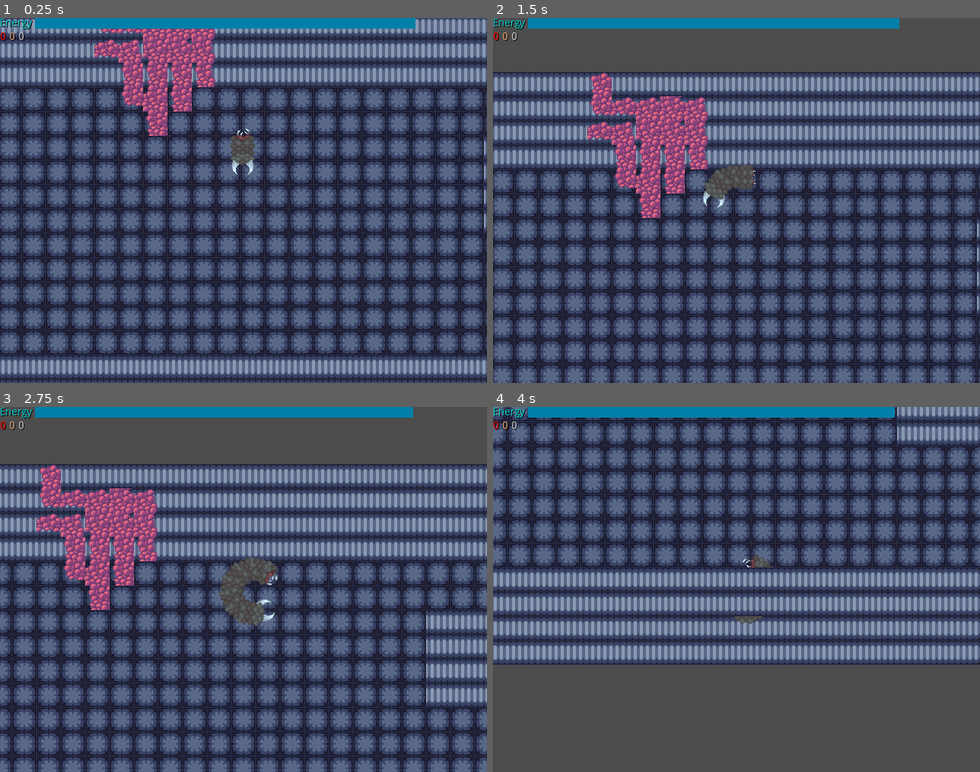
Above: before the commit, frames 1-4 (two rows, left to right).
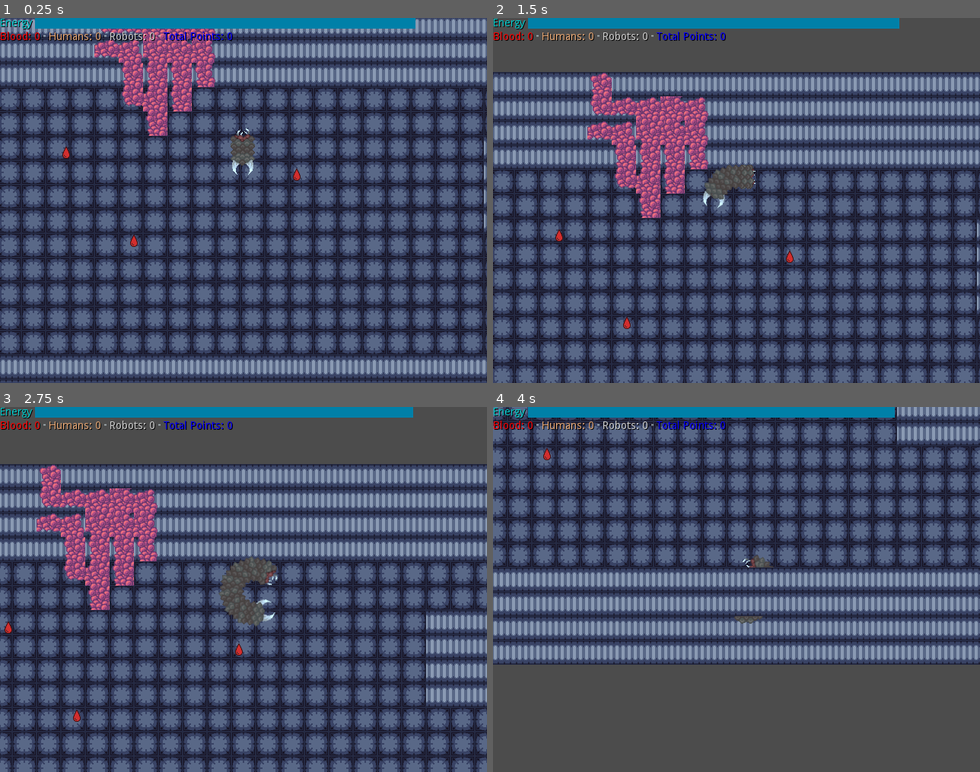
Above: after the commit, the same moments.

Repository: Ridote/LudumDare20180811RunningOutOfSpace
Game: Godot game, scene res://Entities/Main.tscn
Two runs of this game, one before a commit and one after it. Both use one fixed random seed, a clock stepped at 60 frames per second and the inputs below.
Inputs:
- Up to frame 1 (0.25 s): no input
- Up to frame 2 (1.5 s): hold Right (ui_right) 0.53-1.28 s; hold G 0.53-1.28 s; hold Down (ui_down) from 1.28 s (still down); tap G at 1.35 s
- Up to frame 3 (2.75 s): release Down (ui_down) at 2.03 s; hold Right (ui_right) from 2.03 s (still down); hold G from 2.03 s (still down)
- Up to frame 4 (4 s): release Right (ui_right) at 2.78 s; release G at 2.78 s; hold Up (ui_up) 2.78-3.53 s; tap G at 2.85 s; hold Left (ui_left) from 3.53 s (still down); hold G from 3.53 s (still down)

The runs differ from the first frame. In frame 1, 0.7% of the frame differs, in the area x 0-62%, y 3-63%; in frame 2, 0.6%; in frame 3, 0.6%; in frame 4, 0.6%.

Commit message:
Food working

Diff:
--- /dev/null
+++ b/Entities/Food/Blood.gd
@@ -0,0 +1,8 @@
+extends Area2D
+
+func _ready():
+	pass
+
+func _on_Blood_body_entered(body):
+	body.player.eatBlood()
+	queue_free()
--- /dev/null
+++ b/Entities/Food/Blood.tscn
@@ -0,0 +1,32 @@
+[gd_scene load_steps=4 format=2]
+
+[ext_resource path="res://Entities/Food/Blood.gd" type="Script" id=1]
+[ext_resource path="res://Graphics/Icons/blood-drop.png" type="Texture" id=2]
+
+[sub_resource type="RectangleShape2D" id=1]
+
+custom_solver_bias = 0.0
+extents = Vector2( 5.47333, 8.04738 )
+
+[node name="Blood" type="Area2D"]
+
+input_pickable = true
+gravity_vec = Vector2( 0, 1 )
+gravity = 98.0
+linear_damp = 0.1
+angular_damp = 1.0
+collision_layer = 32
+audio_bus_override = false
+audio_bus_name = "Master"
+script = ExtResource( 1 )
+_sections_unfolded = [ "Collision" ]
+
+[node name="Sprite" type="Sprite" parent="." index="0"]
+
+texture = ExtResource( 2 )
+
+[node name="CollisionShape2D" type="CollisionShape2D" parent="." index="1"]
+
+shape = SubResource( 1 )
+
+[connection signal="body_entered" from="." to="." method="_on_Blood_body_entered"]
--- a/Entities/Player/Mouth.gd
+++ b/Entities/Player/Mouth.gd
@@ -2,6 +2,10 @@
 
 var previousPosition = [Vector2(0,0), Vector2(0,0), Vector2(0,0)]
 var previousRotation = [0, 0, 0]
+var player = null
+
+func setPlayer(player):
+	self.player = player
 
 func _physics_process(delta):
 	previousPosition[0] = previousPosition[1]
--- a/Entities/Player/Mouth.tscn
+++ b/Entities/Player/Mouth.tscn
@@ -31,7 +31,7 @@
 
 input_pickable = false
 collision_layer = 1
-collision_mask = 28
+collision_mask = 60
 collision/safe_margin = 0.08
 script = ExtResource( 1 )
 _sections_unfolded = [ "Collision" ]
--- a/Entities/Player/Player.gd
+++ b/Entities/Player/Player.gd
@@ -33,6 +33,7 @@
 func _ready():
 	$Mouth/Mouth/MouthAnimation.get_animation("Mouth").set_loop(true)
 	$Mouth/Mouth/MouthAnimation.play("Mouth")
+	$Mouth.setPlayer(self)
 	currentEnergy = maxEnergyValue
 	$Head.setBodies(self, $Mouth, $Body)
 	$Body.setBodies(self, $Head, $Tail)
@@ -69,7 +70,7 @@
 		$Mouth.rotation_degrees-=torque
 
 	#Update GUI
-	$GUI.updateGUI(currentEnergy, tired, blood, humans, robots)
+	$GUI.updateGUI(currentEnergy, tired, blood, humans, robots, getPoints())
 
 	#If we collide either we lost or we ate something
 	var collisionObject = $Mouth.move_and_collide(vel)
@@ -107,6 +108,22 @@
 		prevBody.setNext(body)
 		$Tail.setBodies(self, body, null)
 
+func eatBlood():
+	blood += 1
+	grow()
+
+func eatHuman():
+	humans += 1
+	grow()
+
+func eatRobot():
+	robots += 1
+	maxEnergyValue += 5
+	grow()
+
+func getPoints():
+	return blood + 2*robots + 4*humans
+
 func die():
 	print("Die not implemented yet")
 	queue_free()
--- a/GUI/GUI.gd
+++ b/GUI/GUI.gd
@@ -5,9 +5,10 @@
 	$VBoxContainer/HBoxContainer2/Tired/TiredAnimation.get_animation("Tired").set_loop(true)
 	$VBoxContainer/HBoxContainer2/Tired/TiredAnimation.play("Tired")
 
-func updateGUI(energy, tired, blood, humans, robots):
+func updateGUI(energy, tired, blood, humans, robots, points):
 	$VBoxContainer/HBoxContainer/EnergyBar.rect_size.x = energy
 	$VBoxContainer/HBoxContainer2/Blood.text = str(blood)
 	$VBoxContainer/HBoxContainer2/Humans.text = str(humans)
 	$VBoxContainer/HBoxContainer2/Robots.text = str(robots)
+	$VBoxContainer/HBoxContainer2/Points.text = str(points)
 	$VBoxContainer/HBoxContainer2/Tired.visible = tired
--- a/GUI/GUI.tscn
+++ b/GUI/GUI.tscn
@@ -22,7 +22,7 @@
 "values": [ 0, 1, 2 ]
 }
 
-[node name="GUI" type="CanvasLayer" index="0"]
+[node name="GUI" type="CanvasLayer"]
 
 layer = 1
 offset = Vector2( 0, 0 )
@@ -53,7 +53,7 @@
 anchor_top = 0.0
 anchor_right = 0.0
 anchor_bottom = 0.0
-margin_right = 47.0
+margin_right = 306.0
 margin_bottom = 14.0
 rect_pivot_offset = Vector2( 0, 0 )
 rect_clip_content = false
@@ -112,7 +112,7 @@
 anchor_right = 0.0
 anchor_bottom = 0.0
 margin_top = 18.0
-margin_right = 47.0
+margin_right = 306.0
 margin_bottom = 32.0
 rect_pivot_offset = Vector2( 0, 0 )
 rect_clip_content = false
@@ -126,7 +126,7 @@
 [node name="Tired" type="Sprite" parent="VBoxContainer/HBoxContainer2" index="0"]
 
 editor/display_folded = true
-position = Vector2( 156.439, 30.4133 )
+position = Vector2( 341.733, 15.8891 )
 texture = ExtResource( 2 )
 vframes = 2
 hframes = 2
@@ -144,13 +144,13 @@
 blend_times = [  ]
 _sections_unfolded = [ "Playback Options" ]
 
-[node name="Blood" type="Label" parent="VBoxContainer/HBoxContainer2" index="1"]
-
-anchor_left = 0.0
-anchor_top = 0.0
-anchor_right = 0.0
-anchor_bottom = 0.0
-margin_right = 8.0
+[node name="BloodLabel" type="Label" parent="VBoxContainer/HBoxContainer2" index="1"]
+
+anchor_left = 0.0
+anchor_top = 0.0
+anchor_right = 0.0
+anchor_bottom = 0.0
+margin_right = 41.0
 margin_bottom = 14.0
 rect_pivot_offset = Vector2( 0, 0 )
 rect_clip_content = false
@@ -160,20 +160,59 @@
 size_flags_vertical = 4
 custom_colors/font_color = Color( 1, 0, 0, 1 )
 custom_colors/font_color_shadow = Color( 0, 0, 0, 1 )
+text = "Blood:"
+percent_visible = 1.0
+lines_skipped = 0
+max_lines_visible = -1
+_sections_unfolded = [ "custom_colors" ]
+
+[node name="Blood" type="Label" parent="VBoxContainer/HBoxContainer2" index="2"]
+
+anchor_left = 0.0
+anchor_top = 0.0
+anchor_right = 0.0
+anchor_bottom = 0.0
+margin_left = 45.0
+margin_right = 53.0
+margin_bottom = 14.0
+rect_pivot_offset = Vector2( 0, 0 )
+rect_clip_content = false
+mouse_filter = 2
+mouse_default_cursor_shape = 0
+size_flags_horizontal = 1
+size_flags_vertical = 4
+custom_colors/font_color = Color( 1, 0, 0, 1 )
+custom_colors/font_color_shadow = Color( 0, 0, 0, 1 )
 text = "0"
 percent_visible = 1.0
 lines_skipped = 0
 max_lines_visible = -1
 _sections_unfolded = [ "custom_colors" ]
 
-[node name="Humans" type="Label" parent="VBoxContainer/HBoxContainer2" index="2"]
-
-anchor_left = 0.0
-anchor_top = 0.0
-anchor_right = 0.0
-anchor_bottom = 0.0
-margin_left = 12.0
-margin_right = 20.0
+[node name="HSeparator" type="HSeparator" parent="VBoxContainer/HBoxContainer2" index="3"]
+
+anchor_left = 0.0
+anchor_top = 0.0
+anchor_right = 0.0
+anchor_bottom = 0.0
+margin_left = 57.0
+margin_right = 60.0
+margin_bottom = 14.0
+rect_pivot_offset = Vector2( 0, 0 )
+rect_clip_content = false
+mouse_filter = 0
+mouse_default_cursor_shape = 0
+size_flags_horizontal = 1
+size_flags_vertical = 1
+
+[node name="HumansLabel" type="Label" parent="VBoxContainer/HBoxContainer2" index="4"]
+
+anchor_left = 0.0
+anchor_top = 0.0
+anchor_right = 0.0
+anchor_bottom = 0.0
+margin_left = 64.0
+margin_right = 121.0
 margin_bottom = 14.0
 rect_pivot_offset = Vector2( 0, 0 )
 rect_clip_content = false
@@ -183,20 +222,59 @@
 size_flags_vertical = 4
 custom_colors/font_color = Color( 0.886719, 0.644635, 0.450287, 1 )
 custom_colors/font_color_shadow = Color( 0, 0, 0, 1 )
+text = "Humans:"
+percent_visible = 1.0
+lines_skipped = 0
+max_lines_visible = -1
+_sections_unfolded = [ "custom_colors" ]
+
+[node name="Humans" type="Label" parent="VBoxContainer/HBoxContainer2" index="5"]
+
+anchor_left = 0.0
+anchor_top = 0.0
+anchor_right = 0.0
+anchor_bottom = 0.0
+margin_left = 125.0
+margin_right = 133.0
+margin_bottom = 14.0
+rect_pivot_offset = Vector2( 0, 0 )
+rect_clip_content = false
+mouse_filter = 2
+mouse_default_cursor_shape = 0
+size_flags_horizontal = 1
+size_flags_vertical = 4
+custom_colors/font_color = Color( 0.886719, 0.644635, 0.450287, 1 )
+custom_colors/font_color_shadow = Color( 0, 0, 0, 1 )
 text = "0"
 percent_visible = 1.0
 lines_skipped = 0
 max_lines_visible = -1
 _sections_unfolded = [ "custom_colors" ]
 
-[node name="Robots" type="Label" parent="VBoxContainer/HBoxContainer2" index="3"]
-
-anchor_left = 0.0
-anchor_top = 0.0
-anchor_right = 0.0
-anchor_bottom = 0.0
-margin_left = 24.0
-margin_right = 32.0
+[node name="HSeparator2" type="HSeparator" parent="VBoxContainer/HBoxContainer2" index="6"]
+
+anchor_left = 0.0
+anchor_top = 0.0
+anchor_right = 0.0
+anchor_bottom = 0.0
+margin_left = 137.0
+margin_right = 140.0
+margin_bottom = 14.0
+rect_pivot_offset = Vector2( 0, 0 )
+rect_clip_content = false
+mouse_filter = 0
+mouse_default_cursor_shape = 0
+size_flags_horizontal = 1
+size_flags_vertical = 1
+
+[node name="RobotsLabel" type="Label" parent="VBoxContainer/HBoxContainer2" index="7"]
+
+anchor_left = 0.0
+anchor_top = 0.0
+anchor_right = 0.0
+anchor_bottom = 0.0
+margin_left = 144.0
+margin_right = 192.0
 margin_bottom = 14.0
 rect_pivot_offset = Vector2( 0, 0 )
 rect_clip_content = false
@@ -206,8 +284,91 @@
 size_flags_vertical = 4
 custom_colors/font_color = Color( 0.808594, 0.808594, 0.808594, 1 )
 custom_colors/font_color_shadow = Color( 0, 0, 0, 1 )
+text = "Robots:"
+percent_visible = 1.0
+lines_skipped = 0
+max_lines_visible = -1
+_sections_unfolded = [ "custom_colors" ]
+
+[node name="Robots" type="Label" parent="VBoxContainer/HBoxContainer2" index="8"]
+
+anchor_left = 0.0
+anchor_top = 0.0
+anchor_right = 0.0
+anchor_bottom = 0.0
+margin_left = 196.0
+margin_right = 204.0
+margin_bottom = 14.0
+rect_pivot_offset = Vector2( 0, 0 )
+rect_clip_content = false
+mouse_filter = 2
+mouse_default_cursor_shape = 0
+size_flags_horizontal = 1
+size_flags_vertical = 4
+custom_colors/font_color = Color( 0.808594, 0.808594, 0.808594, 1 )
+custom_colors/font_color_shadow = Color( 0, 0, 0, 1 )
 text = "0"
 percent_visible = 1.0
 lines_skipped = 0
 max_lines_visible = -1
 _sections_unfolded = [ "custom_colors" ]
+
+[node name="HSeparator3" type="HSeparator" parent="VBoxContainer/HBoxContainer2" index="9"]
+
+anchor_left = 0.0
+anchor_top = 0.0
+anchor_right = 0.0
+anchor_bottom = 0.0
+margin_left = 208.0
+margin_right = 211.0
+margin_bottom = 14.0
+rect_pivot_offset = Vector2( 0, 0 )
+rect_clip_content = false
+mouse_filter = 0
+mouse_default_cursor_shape = 0
+size_flags_horizontal = 1
+size_flags_vertical = 1
+
+[node name="PointsLabel" type="Label" parent="VBoxContainer/HBoxContainer2" index="10"]
+
+anchor_left = 0.0
+anchor_top = 0.0
+anchor_right = 0.0
+anchor_bottom = 0.0
+margin_left = 215.0
+margin_right = 294.0
+margin_bottom = 14.0
+rect_pivot_offset = Vector2( 0, 0 )
+rect_clip_content = false
+mouse_filter = 2
+mouse_default_cursor_shape = 0
+size_flags_horizontal = 1
+size_flags_vertical = 4
+custom_colors/font_color = Color( 0.03125, 0, 1, 1 )
+custom_colors/font_color_shadow = Color( 0, 0, 0, 1 )
+text = "Total Points:"
+percent_visible = 1.0
+lines_skipped = 0
+max_lines_visible = -1
+
+[node name="Points" type="Label" parent="VBoxContainer/HBoxContainer2" index="11"]
+
+anchor_left = 0.0
+anchor_top = 0.0
+anchor_right = 0.0
+anchor_bottom = 0.0
+margin_left = 298.0
+margin_right = 306.0
+margin_bottom = 14.0
+rect_pivot_offset = Vector2( 0, 0 )
+rect_clip_content = false
+mouse_filter = 2
+mouse_default_cursor_shape = 0
+size_flags_horizontal = 1
+size_flags_vertical = 4
+custom_colors/font_color = Color( 0.03125, 0, 1, 1 )
+custom_colors/font_color_shadow = Color( 0, 0, 0, 1 )
+text = "0"
+percent_visible = 1.0
+lines_skipped = 0
+max_lines_visible = -1
--- a/Maps/Map01.tscn
+++ b/Maps/Map01.tscn
@@ -1,6 +1,7 @@
-[gd_scene load_steps=2 format=2]
+[gd_scene load_steps=3 format=2]
 
 [ext_resource path="res://Tilemaps/TilemapCosmo.tres" type="TileSet" id=1]
+[ext_resource path="res://Entities/Food/Blood.tscn" type="PackedScene" id=2]
 
 [node name="Map1" type="Node2D" index="0"]
 
@@ -89,3 +90,19 @@
 format = 1
 tile_data = PoolIntArray( 4, 13, 0, 65540, 14, 0, 65541, 9, 0, 65542, 8, 0, 65543, 2, 0, 65544, 12, 0, 131076, 9, 0, 13 …(1280 unchanged characters)…
 _sections_unfolded = [ "Cell", "Collision", "Z Index" ]
+
+[node name="Blood" parent="." index="4" instance=ExtResource( 2 )]
+
+position = Vector2( 90.8885, 214.948 )
+
+[node name="Blood2" parent="." index="5" instance=ExtResource( 2 )]
+
+position = Vector2( 394.071, 243.475 )
+
+[node name="Blood3" parent="." index="6" instance=ExtResource( 2 )]
+
+position = Vector2( 180.45, 330.383 )
+
+[node name="Blood4" parent="." index="7" instance=ExtResource( 2 )]
+
+position = Vector2( 827.948, 396.725 )
--- a/project.godot
+++ b/project.godot
@@ -28,6 +28,7 @@
 2d_physics/layer_3="Body"
 2d_physics/layer_4="Wall"
 2d_physics/layer_5="Enemy"
+2d_physics/layer_6="Food"
 
 [rendering]
 
Binary file added: Graphics/Icons/blood-drop.png
Not shown, added: Graphics/Icons/blood-drop.png.import
